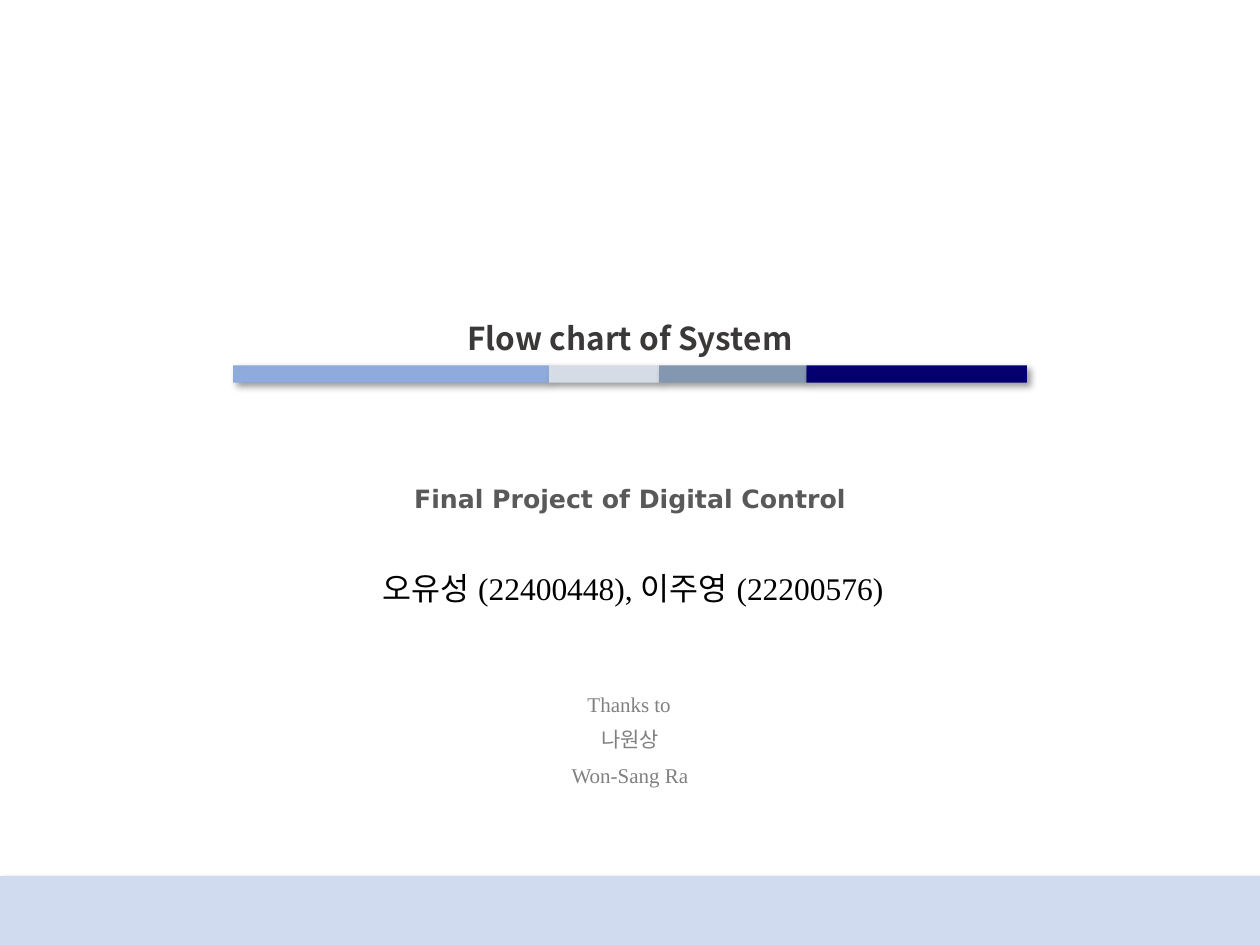
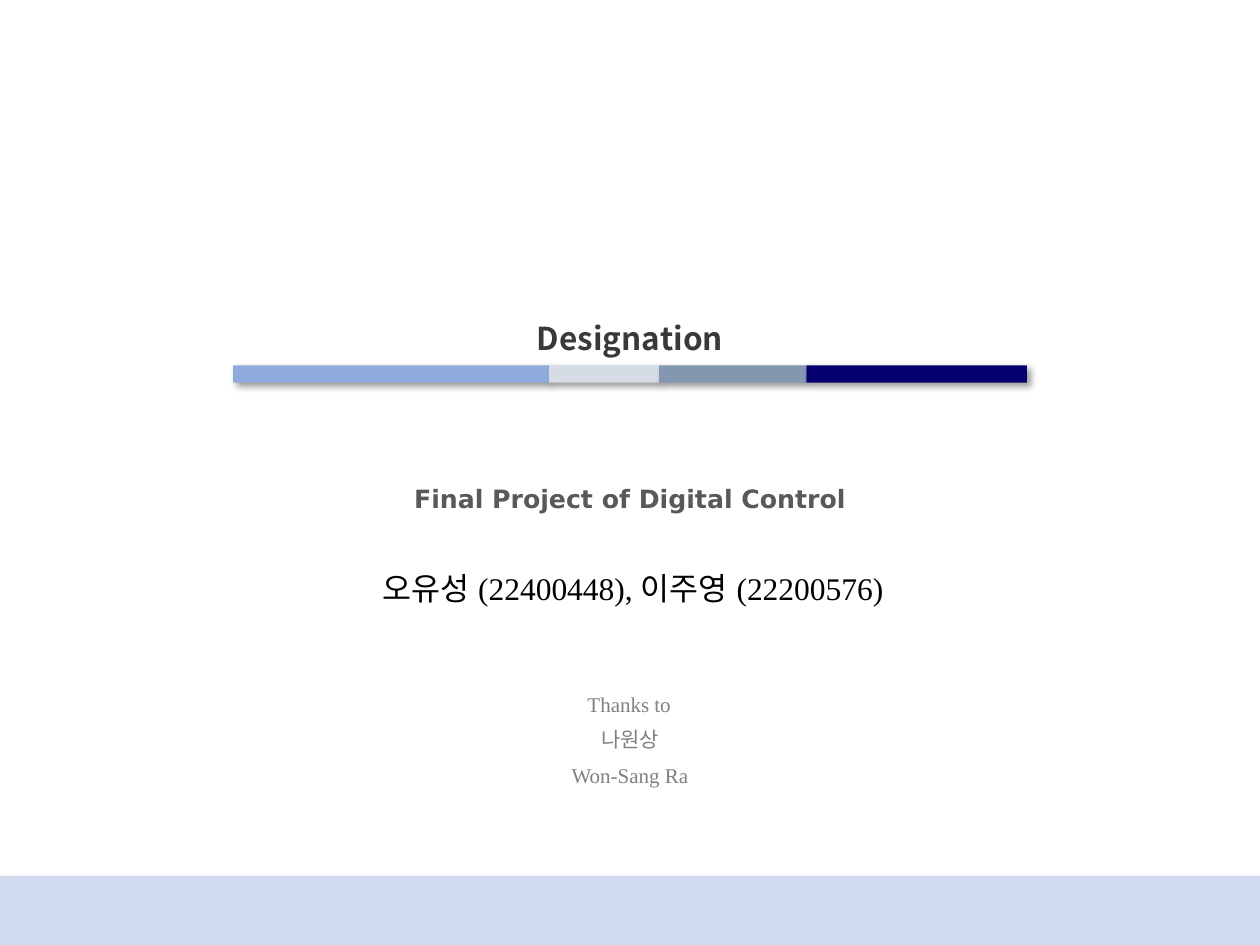
Before and after one commit to 22200576-JUYOUNG-LEE/DCSP_FINAL, a slide deck: slide 1 of 0603_Good/ppt/DCSP_about.pptx. Drawn at 1260x945 pixels with LibreOffice and Linux fonts; fonts in the diff are those of the drawing. Boxes give left, top, right and bottom in pixels: in the first picture for what was removed or moved away, otherwise in the second. Text is boxed around its words. In the diff, an @@ line names an element or a change of style, - is before the commit and + after.

```diff
--- a/0603_Good/ppt/DCSP_about.pptx
+++ b/0603_Good/ppt/DCSP_about.pptx
@@ title at (x1=537, y1=324, x2=723, y2=358): text changed @@
-Flow chart of System
+Designation
```
Also in this commit, not shown: 1 other slide changed, 5 slides added, 6 slides removed, 2 other files.
